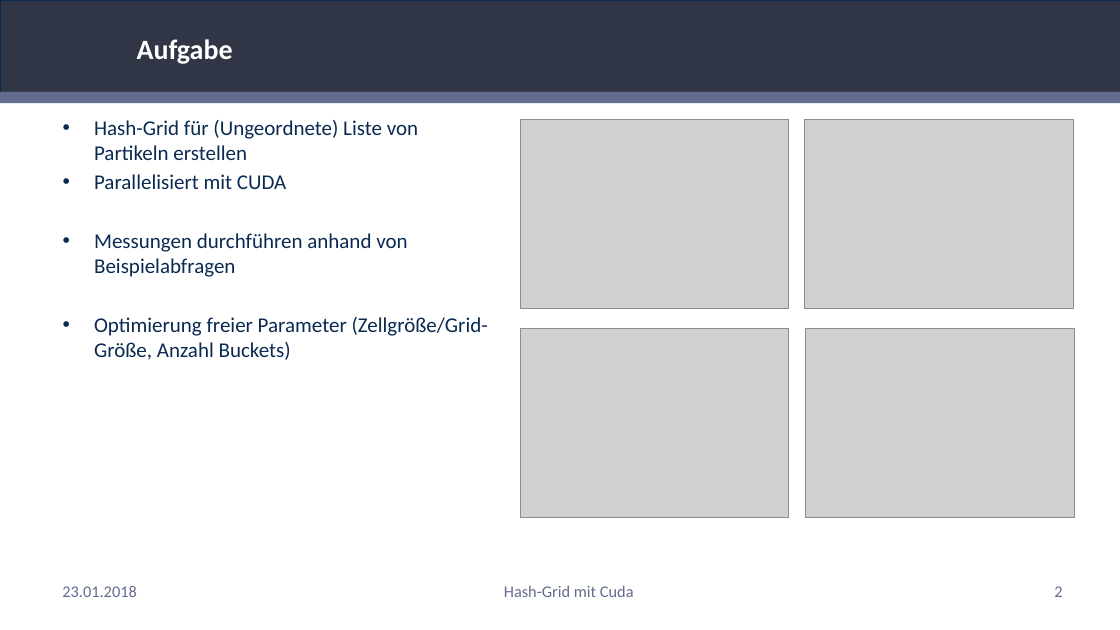
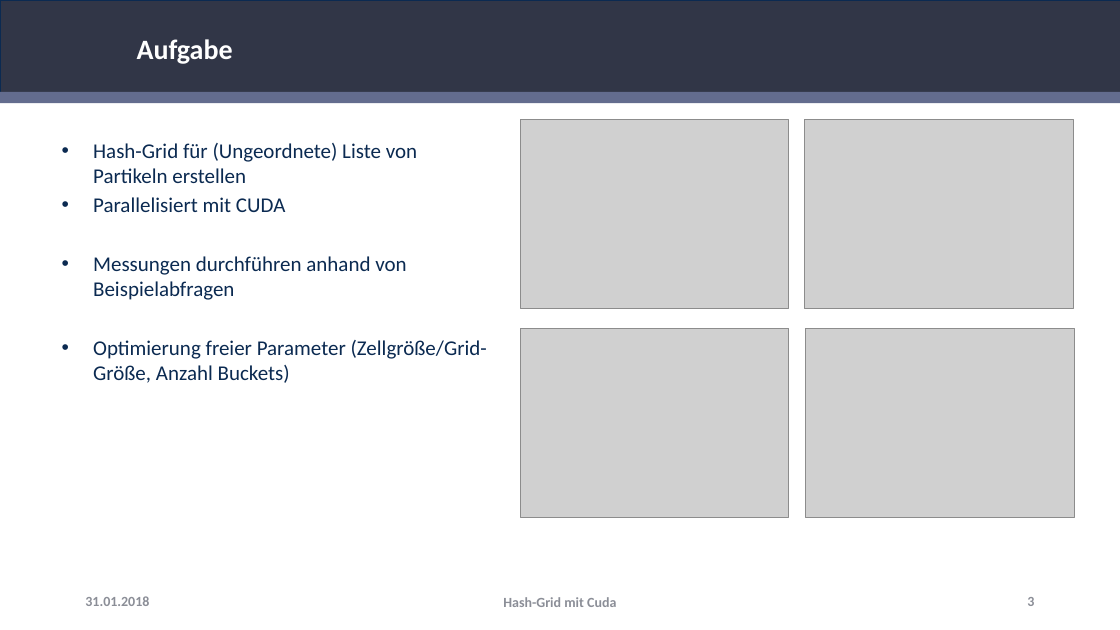
Before and after one commit to RemkeTUD/CUDA-Project-Hash-Grid, a slide deck: slide 3 of Präsentation.pptx (slide 2 before the commit). Drawn at 1120x630 pixels with LibreOffice and Linux fonts; fonts in the diff are those of the drawing; grey boxes stand for pictures; background and template pictures are left out. Boxes give left, top, right and bottom in pixels: in the first picture for what was removed or moved away, otherwise in the second. Text is boxed around its words. In the diff, an @@ line names an element or a change of style, - is before the commit and + after.

```diff
--- a/Präsentation.pptx
+++ b/Präsentation.pptx
@@ text "Hash-Grid für (Ungeordnete) Liste von ...": place and size @@
-text "Hash-Grid für (Ungeordnete) Liste von ..." at (94,120,488,360)
+text "Hash-Grid für (Ungeordnete) Liste von ..." at (93,143,487,383)
@@ text "31.01.2018" at (85,596,149,606): vertical alignment top to middle @@
@@ text at (85,596,149,606): text changed; size 14 to 12 pt; text colour #636C8E to #8C8E98 @@
-23.01.2018
+31.01.2018
@@ text "Hash-Grid mit Cuda": place and size @@
-text "Hash-Grid mit Cuda" at (504,585,634,597)
+text "Hash-Grid mit Cuda" at (503,597,616,607)
@@ text "Hash-Grid mit Cuda" at (503,597,616,607): size 14 to 12 pt, text colour #636C8E to #8C8E98; vertical alignment top to middle @@
@@ page number added at (1027,597,1034,606), 12 pt, text #8C8E98 @@
+3
@@ page number removed at (1054,586,1062,597) @@
-2
```
Also in this commit, not shown: 12 other slides changed, 5 slides added.
